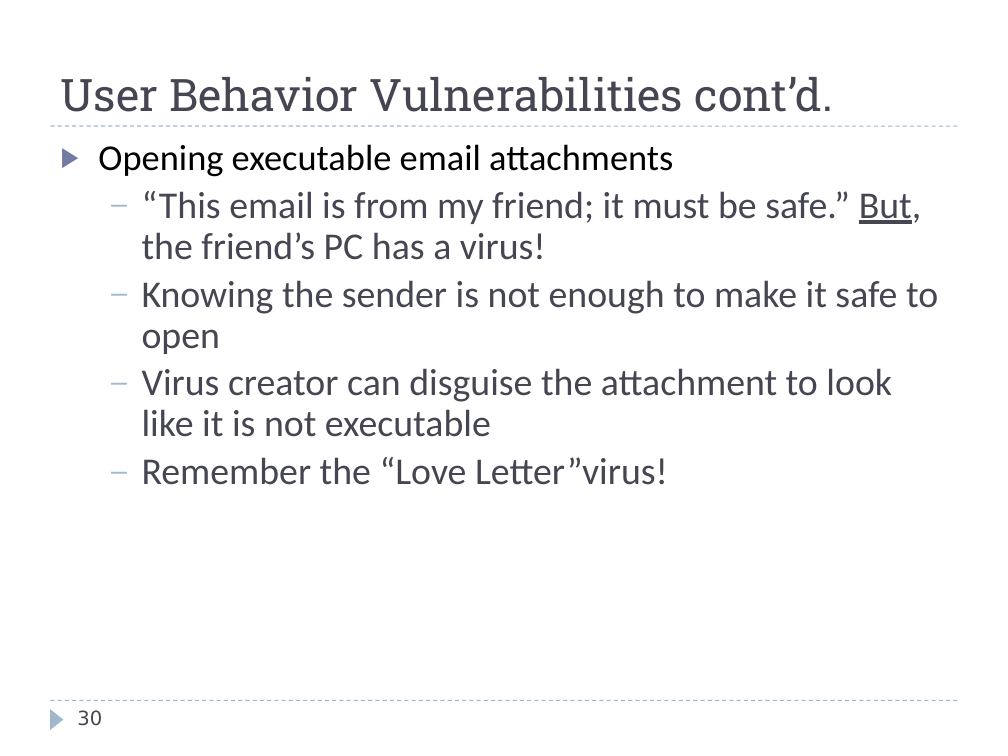
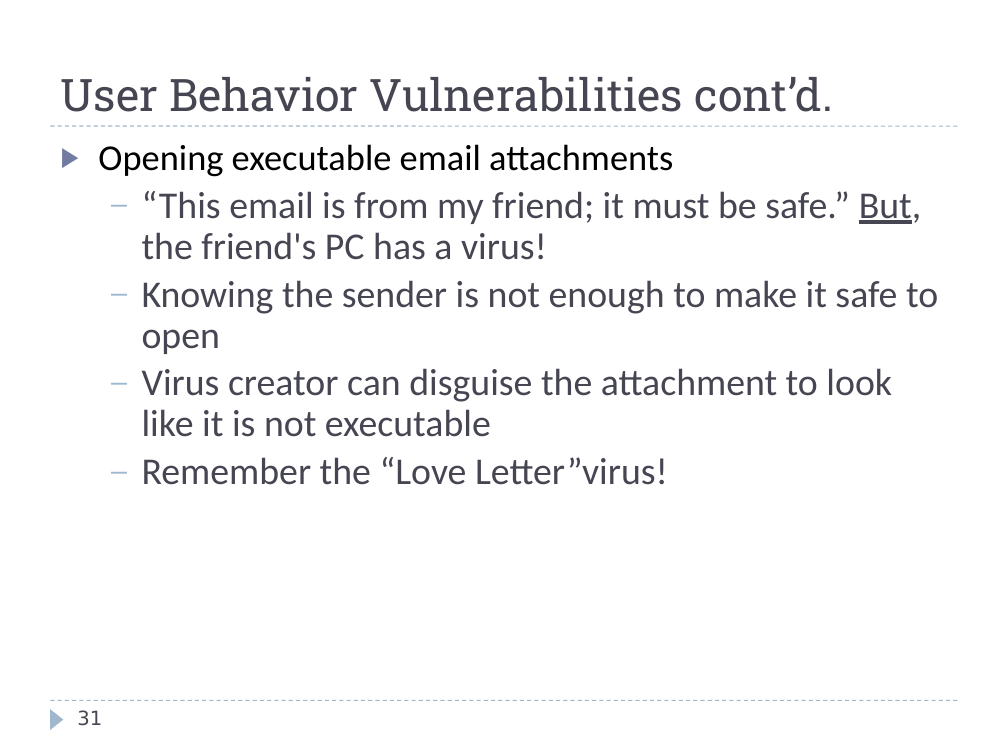
Before and after one commit to harrisonwl/harrisonwl.github.io, a slide deck: slide 31 of assets/courses/malware/spring2017/slides/week02/Terminology.ppt (slide 30 before the commit). Drawn at 1008x756 pixels with LibreOffice and Linux fonts; fonts in the diff are those of the drawing; background and template pictures are left out. Boxes give left, top, right and bottom in pixels: in the first picture for what was removed or moved away, otherwise in the second. Text is boxed around its words. In the diff, an @@ line names an element or a change of style, - is before the commit and + after.

```diff
--- a/assets/courses/malware/spring2017/slides/week02/Terminology.ppt
+++ b/assets/courses/malware/spring2017/slides/week02/Terminology.ppt
@@ text at (142,191,922,260): text changed @@
-  – “This email is from my friend; it must be safe.” But, the friend’s PC has a virus!
+  – “This email is from my friend; it must be safe.” But, the friend's PC has a virus!
@@ page number at (77,710,102,726): text changed @@
-30
+31
```
Also in this commit, not shown: 16 other slides changed, 1 slide added, 12 other files.
